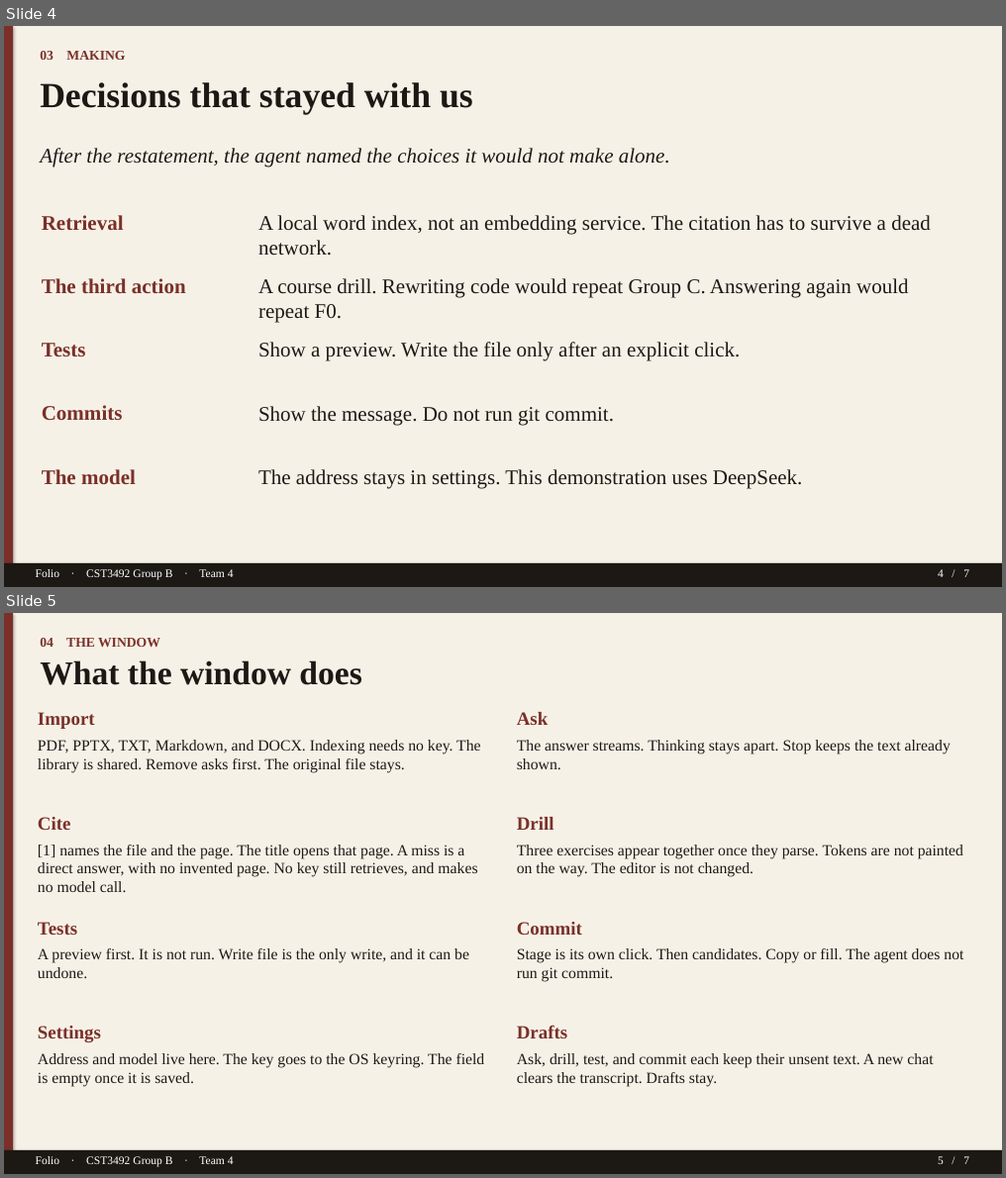
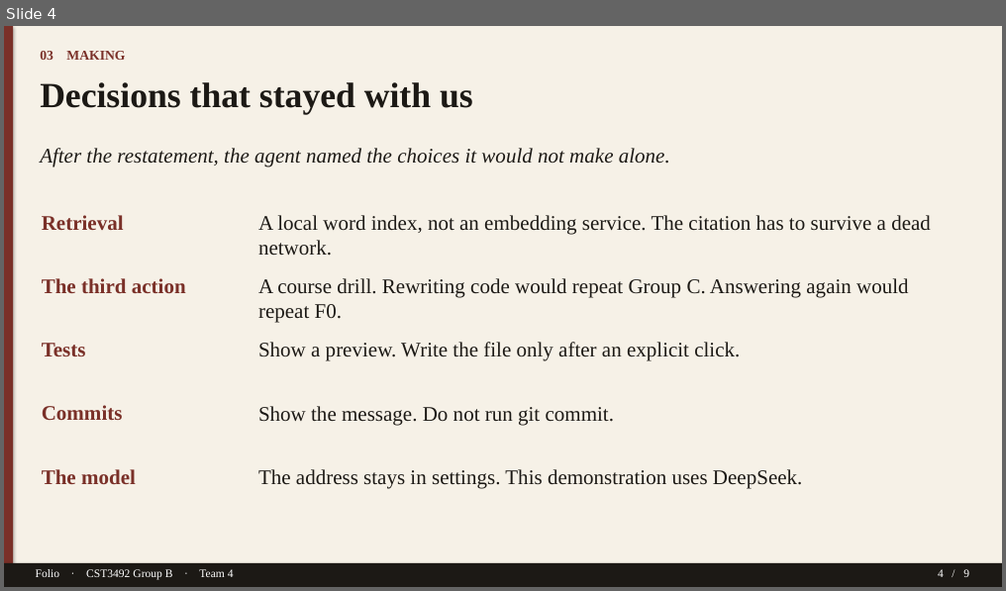
Before and after one commit to TTAWDTT/folio, a slide deck: submission/documents/Folio-GroupB-Team4-Slides.pptx. Shown one above the other, each under a label of ours: slides 4 and 5 before the commit, slide 4 after it. The pictures are 1006x1178 and 1006x591 pixels, drawn with LibreOffice and Linux fonts; fonts in the diff are those of the drawing. Boxes give left, top, right and bottom in pixels: in the first picture for what was removed or moved away, otherwise in the second. Text is boxed around its words. In the diff, an @@ line names an element or a change of style, - is before the commit and + after.

```diff
--- a/submission/documents/Folio-GroupB-Team4-Slides.pptx
+++ b/submission/documents/Folio-GroupB-Team4-Slides.pptx
@@ slide 5 removed at (4, 613, 1002, 1174), background #FFFFFF @@
@@ rectangle removed at (4, 613, 1002, 1174) @@
@@ rectangle removed at (4, 613, 13, 1174) @@
@@ text removed at (40, 638, 160, 647) @@
-04 THE WINDOW
@@ text removed at (40, 661, 361, 685) @@
-What the window does
@@ text removed at (38, 712, 480, 772) @@
-Import
-PDF, PPTX, TXT, Markdown, and DOCX. Indexing needs no key. The library is shared. Remove asks first. The original file stays.
@@ text removed at (517, 712, 950, 769) @@
-Ask
-The answer streams. Thinking stays apart. Stop keeps the text already shown.
@@ text removed at (38, 817, 477, 892) @@
-Cite
-[1] names the file and the page. The title opens that page. A miss is a direct answer, with no invented page. No key still retrieves, and makes no model call.
@@ text removed at (517, 817, 963, 877) @@
-Drill
-Three exercises appear together once they parse. Tokens are not painted on the way. The editor is not changed.
@@ text removed at (38, 922, 469, 978) @@
-Tests
-A preview first. It is not run. Write file is the only write, and it can be undone.
@@ text removed at (517, 922, 963, 982) @@
-Commit
-Stage is its own click. Then candidates. Copy or fill. The agent does not run git commit.
@@ text removed at (38, 1026, 485, 1087) @@
-Settings
-Address and model live here. The key goes to the OS keyring. The field is empty once it is saved.
@@ text removed at (517, 1025, 933, 1087) @@
-Drafts
-Ask, drill, test, and commit each keep their unsent text. A new chat clears the transcript. Drafts stay.
@@ rectangle removed at (4, 1151, 1002, 1174) @@
@@ text removed at (36, 1157, 234, 1167) @@
-Folio · CST3492 Group B · Team 4
@@ text removed at (938, 1157, 969, 1164) @@
-5 / 7
@@ slide 4 changed as well @@
@@ text at (938, 570, 969, 577): text changed @@
-4 / 7
+4 / 9
```
Also in this commit, not shown: 5 other slides changed, 3 slides added, 2 other files.
